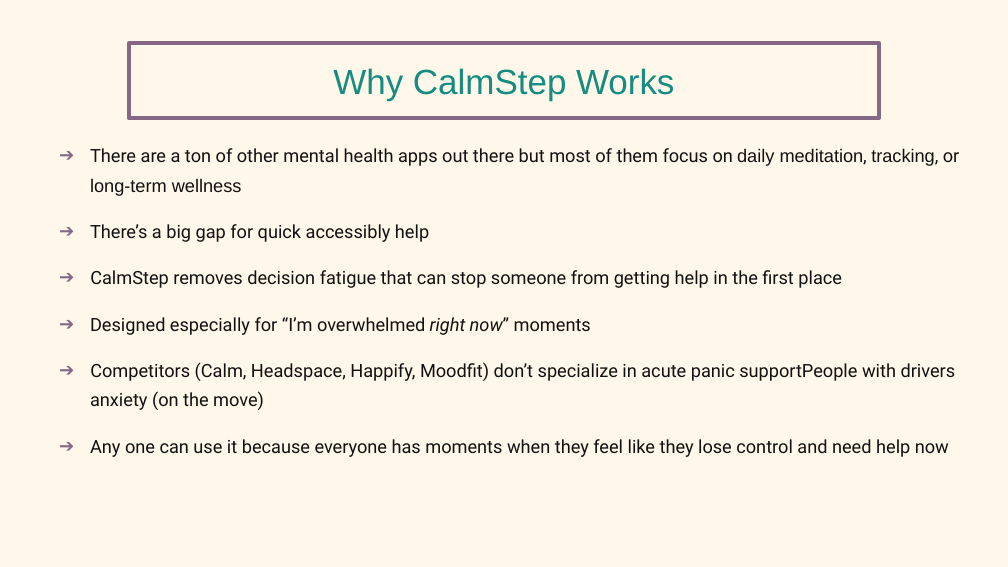
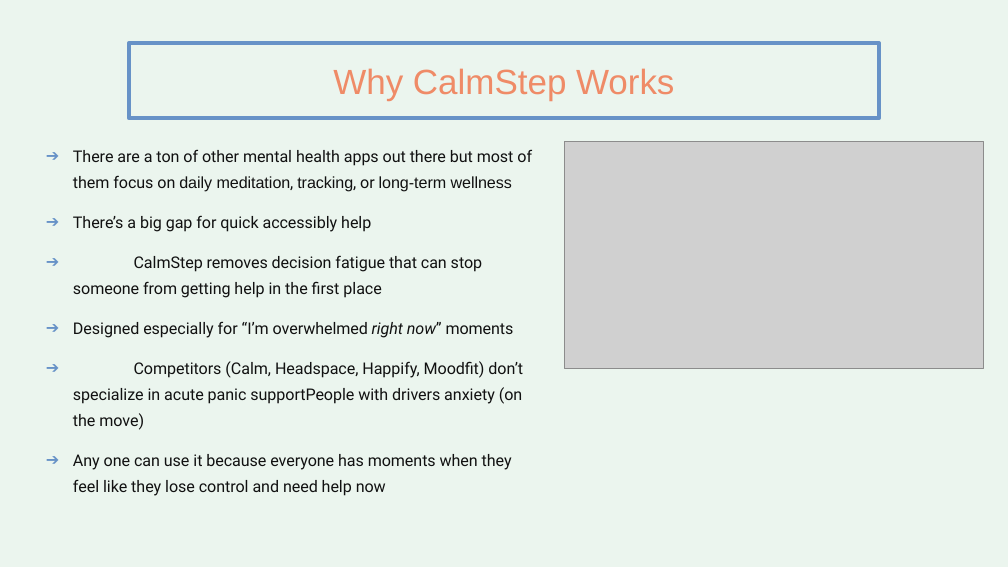
Before and after one commit to pedemaris/ai-innovators-mental-health-support, a slide deck: slide 10 of PP_CalmStep_Capstone_AAI101 2.pptx (slide 11 before the commit). Drawn at 1008x567 pixels with LibreOffice and Linux fonts; fonts in the diff are those of the drawing; grey boxes stand for pictures. Boxes give left, top, right and bottom in pixels: in the first picture for what was removed or moved away, otherwise in the second. Text is boxed around its words. In the diff, an @@ line names an element or a change of style, - is before the commit and + after.

```diff
--- a/PP_CalmStep_Capstone_AAI101 2.pptx
+++ b/PP_CalmStep_Capstone_AAI101 2.pptx
@@ background #FFF8EA to #EBF5EE @@
@@ title "Why CalmStep Works" at [333, 68, 674, 100]: text colour #168C80 to #EF8B67 @@
@@ rectangle at [129, 43, 879, 119]: outline #856886 3 pt to #6792C7 3 pt @@
@@ text "There are a ton of ...": place and size @@
-text "There are a ton of ..." at [90, 148, 960, 457]
+text "There are a ton of ..." at [73, 149, 532, 496]
@@ text "There are a ton of ..." at [73, 149, 532, 496]: size 13 to 11.4 pt; indent changed; less space between paragraphs; bullet colour #856886 to #6792C7 @@
@@ picture added at [564, 141, 985, 368] @@
```
Also in this commit, not shown: 10 other slides changed, 1 slide removed.
